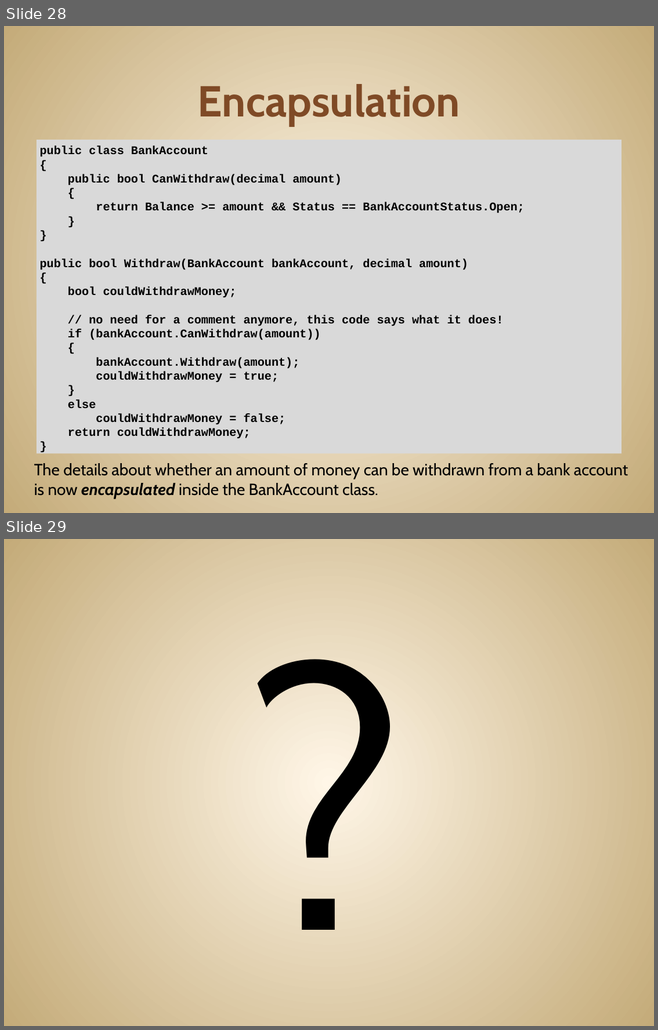
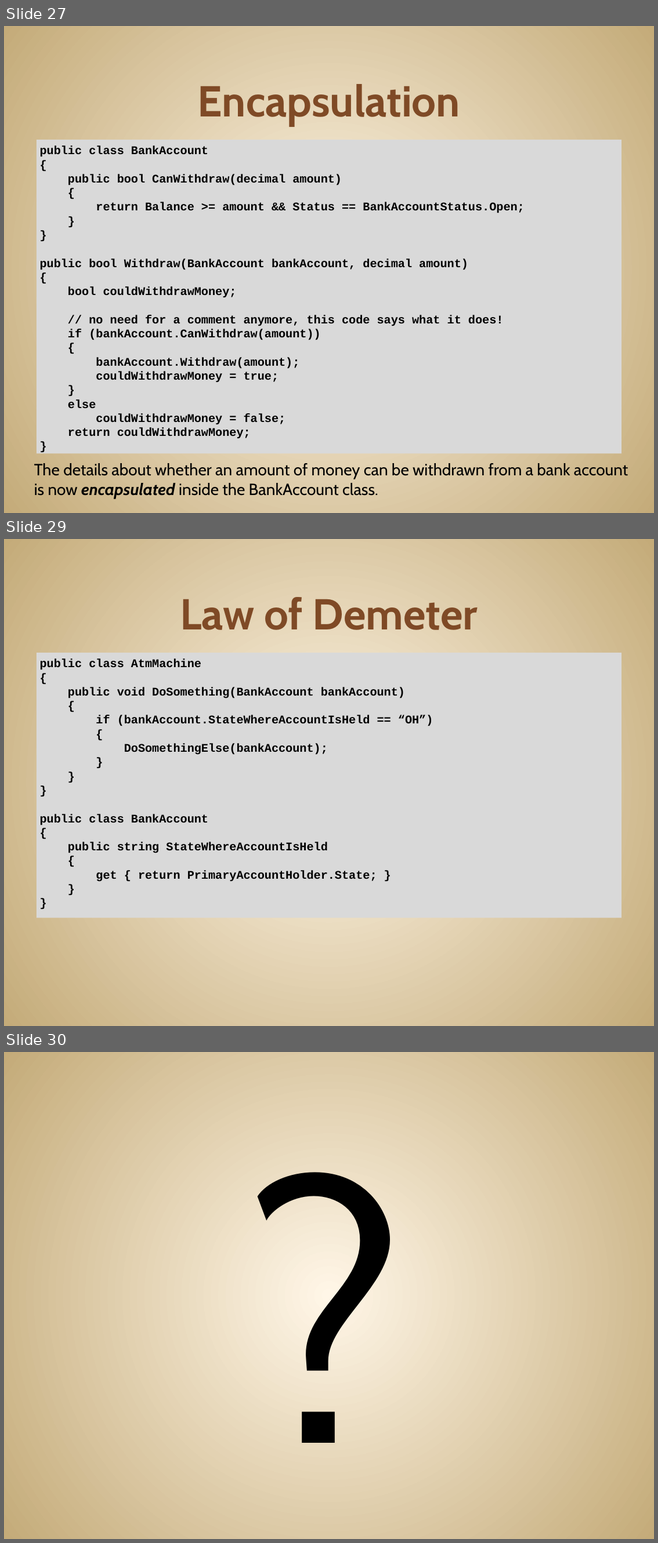
Before and after one commit to JonKruger/oop-solid-sample, a slide deck: slides/OOP-SOLID-CodeMash.pptx. Shown one above the other, each under a label of ours: slides 28 and 29 before the commit, slides 27, 29 and 30 after it; the slides between them are not shown. The pictures are 658x1030 and 658x1543 pixels, drawn with LibreOffice and Linux fonts; fonts in the diff are those of the drawing. Boxes give left, top, right and bottom in pixels: in the first picture for what was removed or moved away, otherwise in the second. Text is boxed around its words. In the diff, an @@ line names an element or a change of style, - is before the commit and + after.

```diff
--- a/slides/OOP-SOLID-CodeMash.pptx
+++ b/slides/OOP-SOLID-CodeMash.pptx
@@ slide 29 added at (4,539,654,1026), background gradient #FFF7E8 to #C4AA7A @@
@@ title added at (180,597,478,630), 48 pt, text #804B26, bold @@
+Law of Demeter
@@ text added at (36,653,621,918), fill #D9D9D9, 13 pt, text #000000, bold @@
+public class AtmMachine
+{
+public void DoSomething(BankAccount bankAccount)
+{
+if (bankAccount.StateWhereAccountIsHeld == “OH”)
+{
+DoSomethingElse(bankAccount);
+}
+}
+}
+public class BankAccount
+{
+public string StateWhereAccountIsHeld
+{
+get { return PrimaryAccountHolder.State; }
+}
+}
@@ what was slide 28 is now slide 27 @@
@@ what was slide 29 is now slide 30 @@
```
Also in this commit, not shown: 12 slides changed, 3 other slides added, 4 slides removed, 4 other files.
